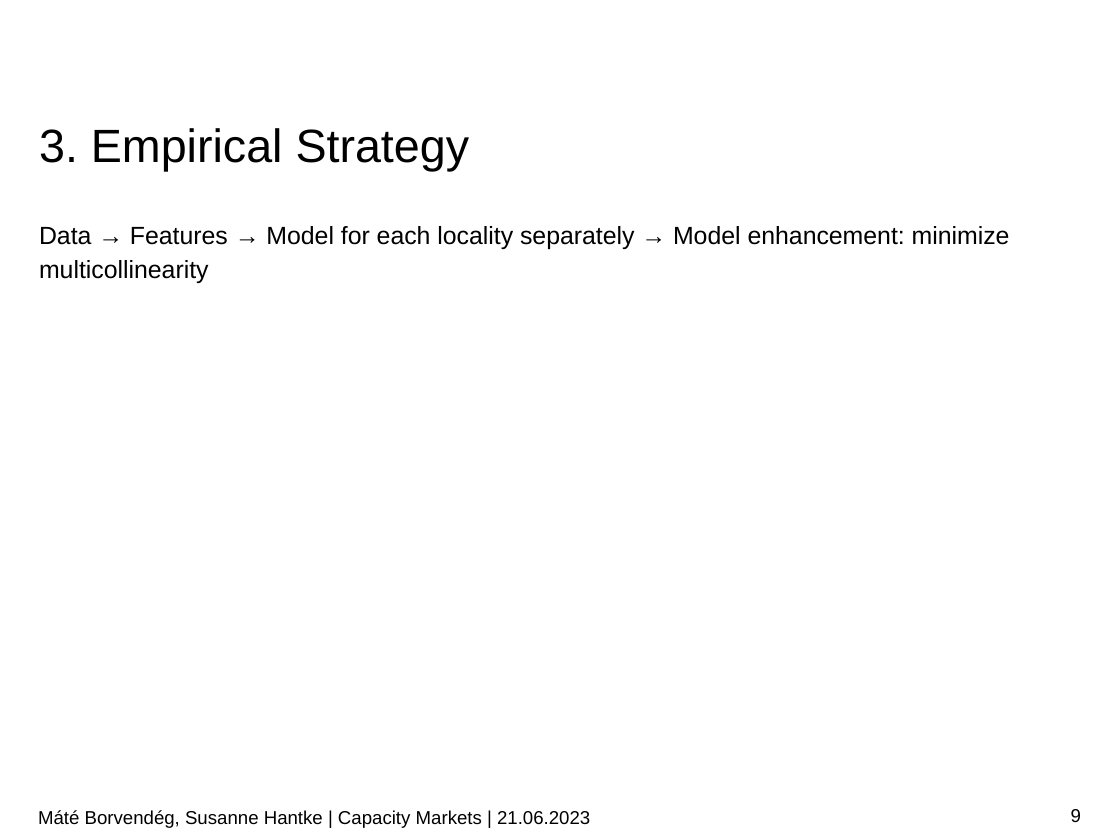
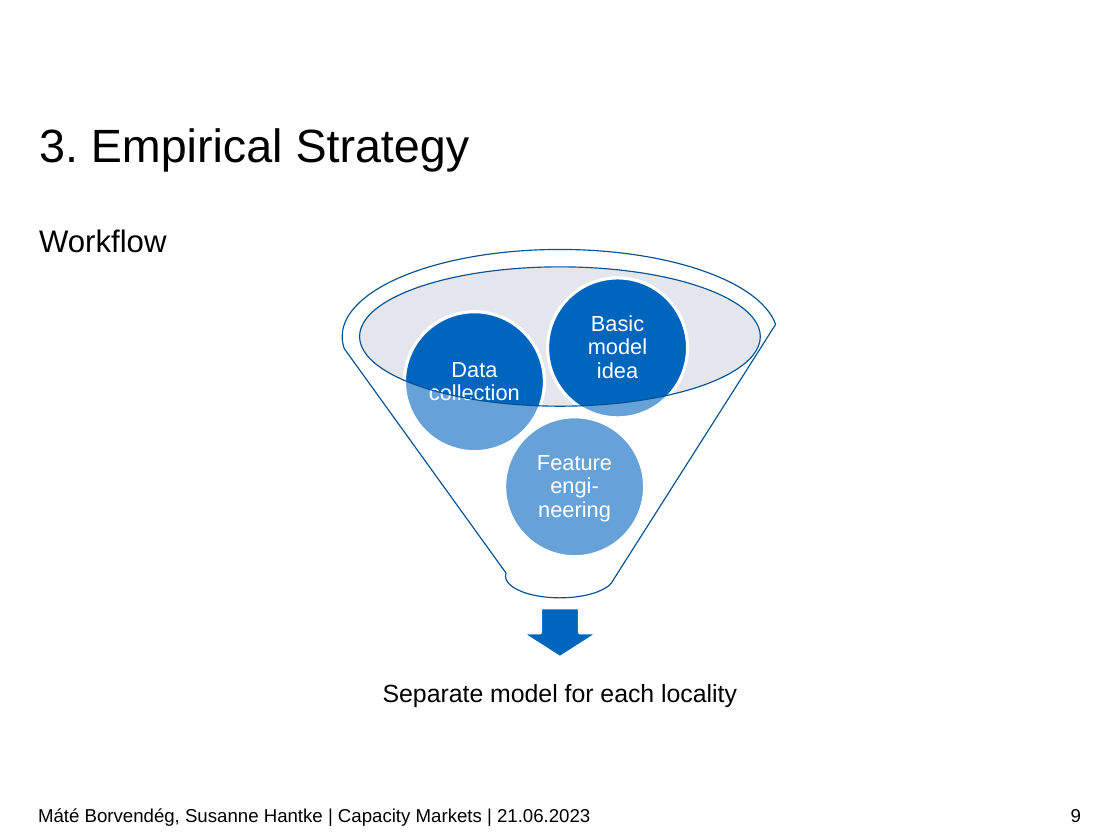
Before and after one commit to borvendegmate/tum_power_system_economics, a slide deck: slide 9 of Final_Presentation_Borvendeg_Hantke.pptx. Drawn at 1120x840 pixels with LibreOffice and Linux fonts; fonts in the diff are those of the drawing; background and template pictures are left out. Boxes give left, top, right and bottom in pixels: in the first picture for what was removed or moved away, otherwise in the second. Text is boxed around its words. In the diff, an @@ line names an element or a change of style, - is before the commit and + after.

```diff
--- a/Final_Presentation_Borvendeg_Hantke.pptx
+++ b/Final_Presentation_Borvendeg_Hantke.pptx
@@ text removed at (x1=39, y1=226, x2=1010, y2=283) @@
-Data → Features → Model for each locality separately → Model enhancement: minimize multicollinearity
@@ text added at (x1=39, y1=229, x2=166, y2=253), 20 pt, text #000000 @@
+Workflow
@@ group added at (x1=343, y1=250, x2=778, y2=707): 4 ellipses, 4 texts, 1 down arrow, 1 funnel @@
+Separate model for each locality
+Feature engi-neering
+Data collection
+Basic model idea
```
Also in this commit, not shown: 13 other slides changed, 3 slides added.
